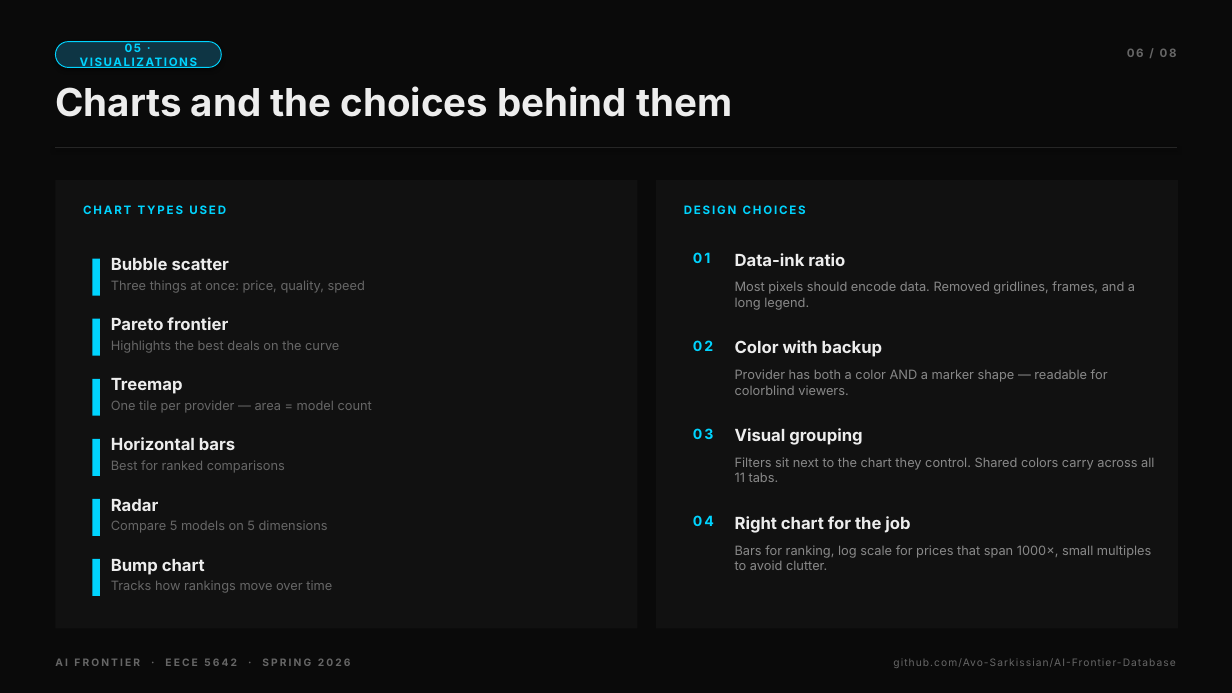
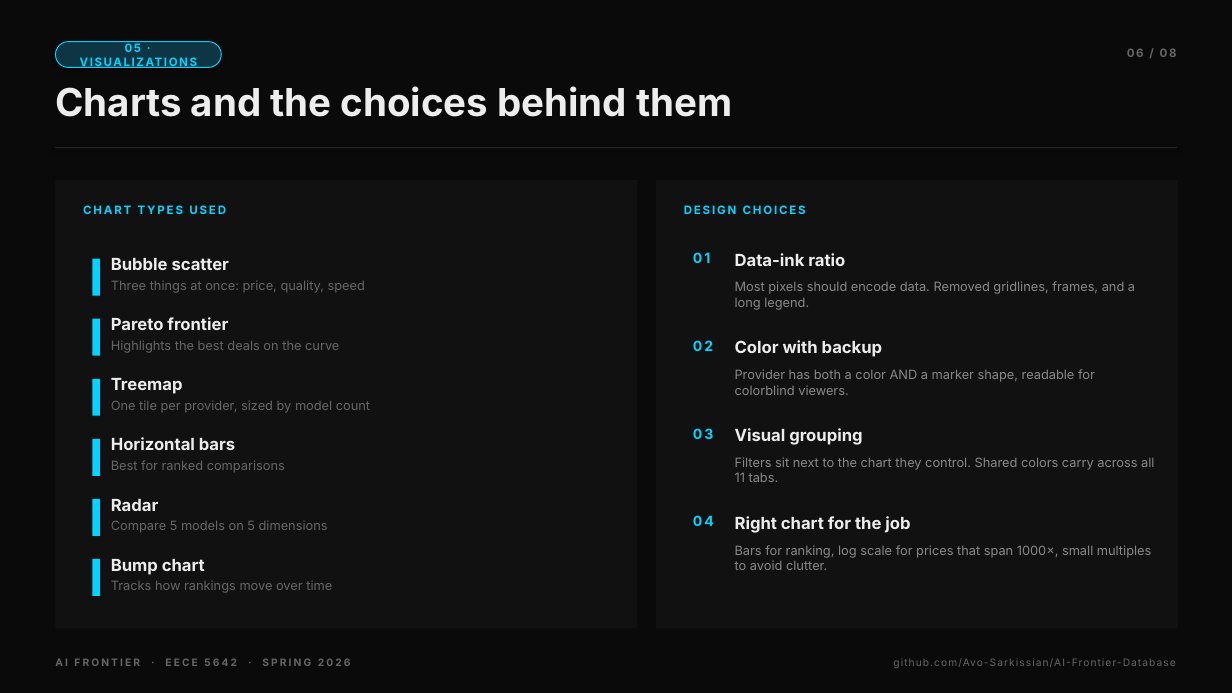
Before and after one commit to Avo-Sarkissian/AI-Frontier-Database, a slide deck: slide 6 of AI_Frontier_Presentation.pptx. Drawn at 1232x693 pixels with LibreOffice and Linux fonts; fonts in the diff are those of the drawing. Boxes give left, top, right and bottom in pixels: in the first picture for what was removed or moved away, otherwise in the second. Text is boxed around its words. In the diff, an @@ line names an element or a change of style, - is before the commit and + after.

```diff
--- a/AI_Frontier_Presentation.pptx
+++ b/AI_Frontier_Presentation.pptx
@@ text at <box>735,369,1095,395</box>: text changed @@
-Provider has both a color AND a marker shape — readable for colorblind viewers.
+Provider has both a color AND a marker shape, readable for colorblind viewers.
@@ text at <box>111,400,370,413</box>: text changed @@
-One tile per provider — area = model count
+One tile per provider, sized by model count
```
Also in this commit, not shown: 5 other slides changed, 1 other file.
